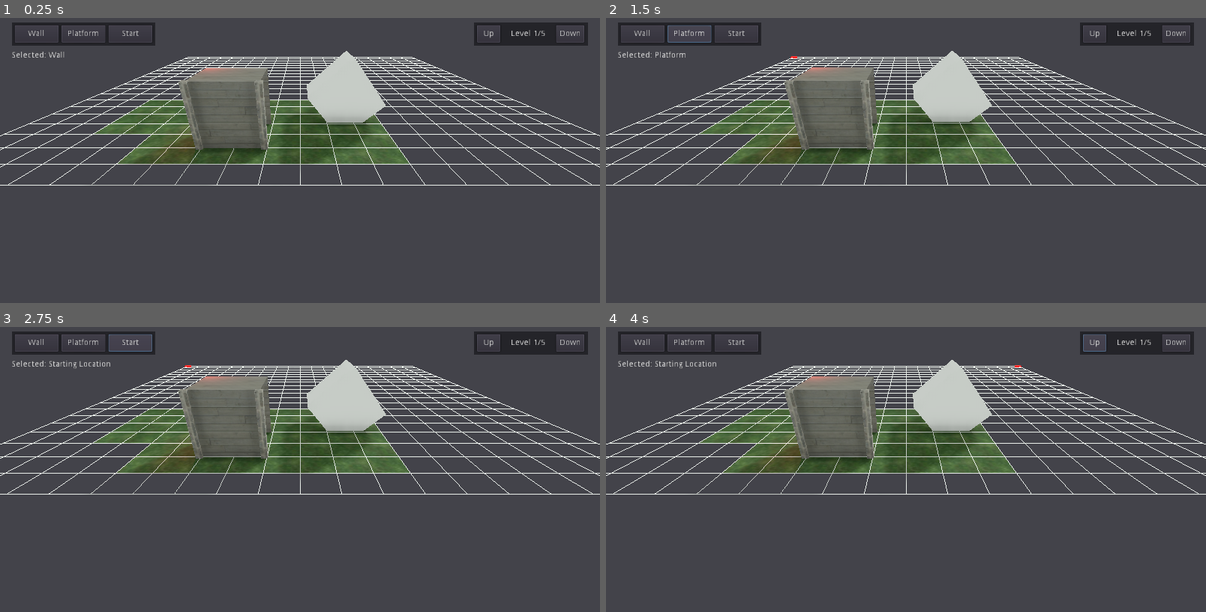
Above: before the commit, frames 1-4 (two rows, left to right).
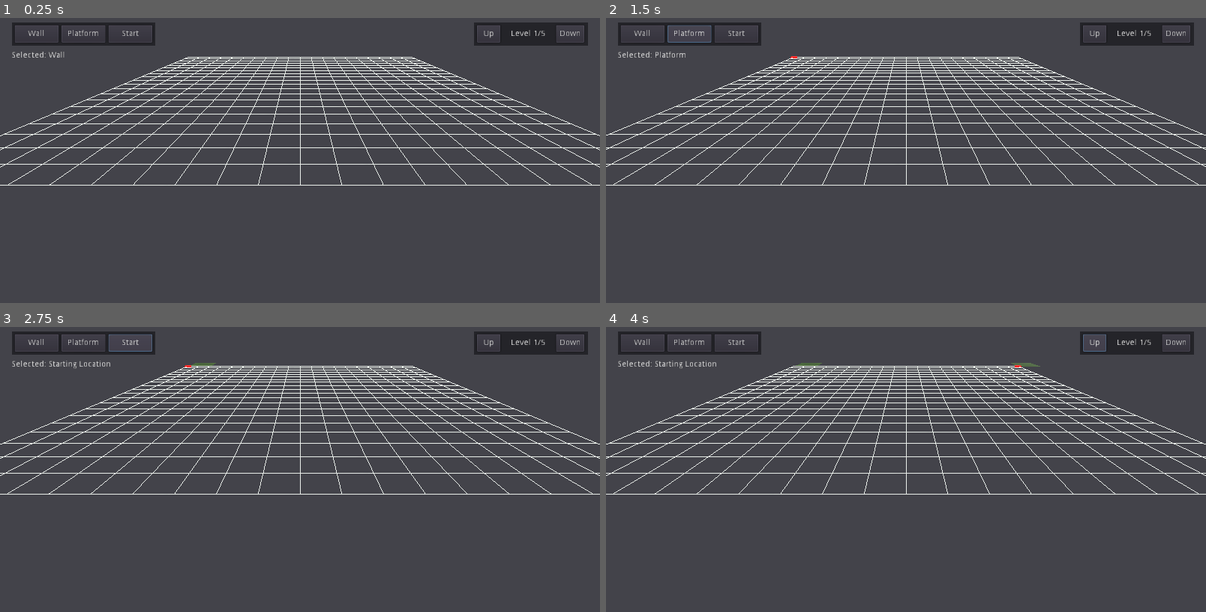
Above: after the commit, the same moments.

Repository: Ruixel/YACY
Game: Godot game, scene res://Scenes/Editor.tscn
The game is run twice, just before and just after one commit, with the same random seed, the same clock (stepped at 60 frames per second) and the same inputs.
Inputs:
- Up to frame 1 (0.25 s): no input
- Up to frame 2 (1.5 s): click "Wall" at 0.5 s; click "Platform" at 1.25 s
- Up to frame 3 (2.75 s): click "Start" at 2 s
- Up to frame 4 (4 s): click "Start" at 2.75 s; click "Up" at 3.5 s

The runs differ from the first frame. In frame 1, 12% of the frame differs, in the area x 14-69%, y 11-59%; in frame 2, 12%; in frame 3, 12%; in frame 4, 12%, in the area x 14-73%, y 11-59%.
Error before the commit: Invalid get index 'Tools' (on base: 'Node (WorldConstants.gd)'). (res://scripts/gui/ToolButton.gd:10)

Commit message:
Platform generation

Diff:
--- a/Entities/Editor/Camera/Camera.gd
+++ b/Entities/Editor/Camera/Camera.gd
@@ -13,7 +13,6 @@
 var camZoom = 6
 
 var mouse_motion = Vector2()
-
 
 func _process(delta: float) -> void:
 	if Input.is_action_pressed("editor_camera_pan"):
@@ -50,7 +49,6 @@
 	# Reset mouse movement
 	mouse_motion = Vector2(0, 0)
 
-
 func _input(event: InputEvent) -> void:
 	# Mouse movement
 	if event is InputEventMouseMotion:
--- a/Entities/Editor/EditorGUI.tscn
+++ b/Entities/Editor/EditorGUI.tscn
@@ -12,6 +12,7 @@
 margin_top = 20.0
 margin_right = 265.0
 margin_bottom = 60.0
+script = ExtResource( 1 )
 
 [node name="Wall" type="Button" parent="ObjectList"]
 margin_left = 5.0
@@ -39,7 +40,6 @@
 margin_right = 91.0
 margin_bottom = 64.0
 text = "Selected: Wall"
-script = ExtResource( 1 )
 
 [node name="MapLevel" type="Panel" parent="."]
 anchor_left = 1.0
@@ -71,6 +71,6 @@
 text = "Level 1/5"
 align = 1
 valign = 1
-[connection signal="pressed" from="ObjectList/Wall" to="ObjectList/ToolSelected" method="_on_Wall_pressed"]
-[connection signal="pressed" from="ObjectList/Platform" to="ObjectList/ToolSelected" method="_on_Platform_pressed"]
-[connection signal="pressed" from="ObjectList/Start" to="ObjectList/ToolSelected" method="_on_Start_pressed"]
+[connection signal="pressed" from="ObjectList/Wall" to="ObjectList" method="_on_Wall_pressed"]
+[connection signal="pressed" from="ObjectList/Platform" to="ObjectList" method="_on_Platform_pressed"]
+[connection signal="pressed" from="ObjectList/Start" to="ObjectList" method="_on_Start_pressed"]
--- a/Scenes/Editor.tscn
+++ b/Scenes/Editor.tscn
@@ -1,12 +1,12 @@
 [gd_scene load_steps=12 format=2]
 
 [ext_resource path="res://scripts/GameWorld/WorldInterfaceMock.gd" type="Script" id=1]
-[ext_resource path="res://scripts/GameWorld/WallMock.gd" type="Script" id=2]
-[ext_resource path="res://Entities/Editor/Camera/EditorCamera.tscn" type="PackedScene" id=3]
-[ext_resource path="res://scripts/3DCursor.gd" type="Script" id=4]
-[ext_resource path="res://scripts/Grid.gd" type="Script" id=5]
-[ext_resource path="res://Entities/Editor/EditorGUI.tscn" type="PackedScene" id=6]
-[ext_resource path="res://Scenes/TestArea.tscn" type="PackedScene" id=7]
+[ext_resource path="res://scripts/GameWorld/WallGen.gd" type="Script" id=2]
+[ext_resource path="res://scripts/GameWorld/PlatformGen.gd" type="Script" id=3]
+[ext_resource path="res://Entities/Editor/Camera/EditorCamera.tscn" type="PackedScene" id=4]
+[ext_resource path="res://scripts/3DCursor.gd" type="Script" id=5]
+[ext_resource path="res://scripts/Grid.gd" type="Script" id=6]
+[ext_resource path="res://Entities/Editor/EditorGUI.tscn" type="PackedScene" id=7]
 
 [sub_resource type="ProceduralSky" id=1]
 sky_top_color = Color( 0.788235, 0.858824, 0.898039, 1 )
@@ -70,11 +70,14 @@
 [node name="Wall" type="Node" parent="WorldInterface/ObjGenFunc"]
 script = ExtResource( 2 )
 
-[node name="EditorCamera" parent="." instance=ExtResource( 3 )]
+[node name="Platform" type="Node" parent="WorldInterface/ObjGenFunc"]
+script = ExtResource( 3 )
+
+[node name="EditorCamera" parent="." instance=ExtResource( 4 )]
 transform = Transform( 1, 0, 0, 0, 1, 0, 0, 0, 1, 0, 20, 10 )
 
 [node name="3DCursor" type="Spatial" parent="."]
-script = ExtResource( 4 )
+script = ExtResource( 5 )
 
 [node name="MeshInstance" type="MeshInstance" parent="3DCursor"]
 mesh = SubResource( 3 )
@@ -82,9 +85,6 @@
 
 [node name="Grid" type="MeshInstance" parent="."]
 transform = Transform( 1, 0, 0, 0, 1, 0, 0, 0, 1, 0, 0.01, 0 )
-script = ExtResource( 5 )
+script = ExtResource( 6 )
 
-[node name="GUI" parent="." instance=ExtResource( 6 )]
-
-[node name="TestArea" parent="." instance=ExtResource( 7 )]
-transform = Transform( 1, 0, 0, 0, 1, 0, 0, 0, 1, 5, -1, 5 )
+[node name="GUI" parent="." instance=ExtResource( 7 )]
--- a/scripts/3DCursor.gd
+++ b/scripts/3DCursor.gd
@@ -1,8 +1,15 @@
 extends Spatial
 
-onready var camera = get_node("../EditorCamera/Camera")
-onready var WorldAPI = get_node("../WorldInterface")
+onready var camera    = get_node("../EditorCamera/Camera")
+onready var WorldAPI  = get_node("../WorldInterface")
+onready var EditorGUI = get_node("../GUI")
 
+enum CursorStates {
+	WALL, PLATFORM, OBJECT
+}
+var state = CursorStates.WALL
+
+# For detecting movement
 var mouse_motion = Vector2()
 
 var grid_plane = Plane(Vector3(0,-1,0), 0.0)
@@ -10,10 +17,12 @@
 var grid_num = 20
 var grid_pos = Vector2()
 
+# Wall
 var placement_start = Vector2()
 var placement_end = Vector2()
 
-var wall
+func _ready():
+	EditorGUI.get_node("ObjectList").connect("s_changeTool", self, "on_tool_change")
 
 func _process(delta: float) -> void:
 	if mouse_motion != Vector2():
@@ -30,6 +39,15 @@
 
 			self.transform.origin = Vector3(grid_pos.x * grid_spacing, 0, grid_pos.y * grid_spacing)
 
+	match (state):
+		CursorStates.WALL:
+			_wall_process()
+		CursorStates.PLATFORM:
+			_plat_process()
+
+	mouse_motion = Vector2()
+
+func _wall_process():
 	if Input.is_action_just_pressed("editor_place"):
 		placement_start = grid_pos
 
@@ -44,9 +62,24 @@
 	if Input.is_action_just_released("editor_place"):
 		pass
 
-	mouse_motion = Vector2()
+func _plat_process():
+	if Input.is_action_just_pressed("editor_place"):
+		WorldAPI.selection_create()
+
+	if Input.is_action_pressed("editor_place"):
+		WorldAPI.selection_buildPlat(grid_pos)
+
+	if Input.is_action_just_released("editor_place"):
+		pass
 
 func _input(event: InputEvent) -> void:
 	# Mouse movement
 	if event is InputEventMouseMotion:
 		mouse_motion = event.relative
+
+func on_tool_change(type):
+	match (type):
+		WorldConstants.Tools.WALL:
+			state = CursorStates.WALL
+		WorldConstants.Tools.PLATFORM:
+			state = CursorStates.PLATFORM
--- /dev/null
+++ b/scripts/GameWorld/PlatformGen.gd
@@ -0,0 +1,57 @@
+extends Node
+
+onready var grass_mat = load("res://res/materials/grass.tres") # Grass Texture
+
+var quad_indices = [0, 1, 3, 1, 2, 3] # Magic array
+func _createPlatQuadMesh(start : Vector2, end : Vector2,
+	surface_tool : SurfaceTool, wall_vertices : Array, sIndex: int) -> void:
+
+	# Normal needs to be added before the vertex for some reason (TODO: Clean up)
+	var normal = (wall_vertices[2] - wall_vertices[1]).cross(wall_vertices[3] - wall_vertices[1]).normalized()
+
+	# Add Vertices
+	surface_tool.add_uv(Vector2(wall_vertices[0].x * 1 * WorldConstants.TEXTURE_SIZE,
+	                            wall_vertices[0].z * 1 * WorldConstants.TEXTURE_SIZE))
+	surface_tool.add_normal(normal)
+	surface_tool.add_vertex(wall_vertices[0])
+
+	surface_tool.add_uv(Vector2(wall_vertices[3].x * 1 * WorldConstants.TEXTURE_SIZE,
+	                            wall_vertices[3].z * 1 * WorldConstants.TEXTURE_SIZE))
+	surface_tool.add_normal(normal)
+	surface_tool.add_vertex(wall_vertices[3])
+
+	surface_tool.add_uv(Vector2(wall_vertices[2].x * 1 * WorldConstants.TEXTURE_SIZE,
+	                            wall_vertices[2].z * 1 * WorldConstants.TEXTURE_SIZE))
+	surface_tool.add_normal(normal)
+	surface_tool.add_vertex(wall_vertices[2])
+
+	surface_tool.add_uv(Vector2(wall_vertices[1].x * 1 * WorldConstants.TEXTURE_SIZE,
+	                            wall_vertices[1].z * 1 * WorldConstants.TEXTURE_SIZE))
+	surface_tool.add_normal(normal)
+	surface_tool.add_vertex(wall_vertices[1])
+
+	# Quad Indices
+	for idx in quad_indices:
+		surface_tool.add_index(sIndex + idx)
+
+func buildPlatform(start : Vector2, meshRef : MeshInstance) -> void:
+	var surface_tool = SurfaceTool.new()
+	surface_tool.begin(Mesh.PRIMITIVE_TRIANGLES)
+
+	var height = 0
+	var end = Vector2(start.x + 2, start.y + 2)
+
+	# Calculate wall vertices
+	var plat_vertices = []
+	plat_vertices.insert(0, Vector3(start.x, height, start.y))
+	plat_vertices.insert(1, Vector3(end.x,   height, start.y))
+	plat_vertices.insert(2, Vector3(end.x,   height, end.y))
+	plat_vertices.insert(3, Vector3(start.x, height, end.y))
+	_createPlatQuadMesh(start, end, surface_tool, plat_vertices, 0)
+
+	# Rearrange vertices for the backwall
+	var bVertices = [plat_vertices[3], plat_vertices[2], plat_vertices[1], plat_vertices[0]]
+	_createPlatQuadMesh(start, end, surface_tool, bVertices, 4)
+
+	surface_tool.set_material(grass_mat)
+	meshRef.mesh = surface_tool.commit()
--- a/scripts/GameWorld/WorldConstants.gd
+++ b/scripts/GameWorld/WorldConstants.gd
@@ -2,5 +2,10 @@
 extends Node
 
 const TEXTURE_SIZE = 0.5
-const LEVEL_HEIGHT = 2.1
+const LEVEL_HEIGHT = 2
 const LEVEL_SIZE   = Vector2(1, 1)
+
+# Tool names
+enum Tools {
+	WALL, PLATFORM, SPAWN
+}
--- a/scripts/GameWorld/WorldInterfaceMock.gd
+++ b/scripts/GameWorld/WorldInterfaceMock.gd
@@ -1,6 +1,7 @@
 extends Spatial
 
 onready var wallGenerator = get_node("ObjGenFunc/Wall")
+onready var platGenerator = get_node("ObjGenFunc/Platform")
 
 var selection : Node # Selected object (To be modified)
 
@@ -20,3 +21,6 @@
 
 func selection_buildWall(start : Vector2, end : Vector2):
 	wallGenerator.buildWall(start, end, selection)
+
+func selection_buildPlat(pos : Vector2):
+	platGenerator.buildPlatform(pos, selection)
--- a/scripts/gui/ToolButton.gd
+++ b/scripts/gui/ToolButton.gd
@@ -1,4 +1,4 @@
-extends Label
+extends Control
 
 signal s_changeTool
 
@@ -6,13 +6,13 @@
 # Then it emits it globally as one
 
 func _on_Wall_pressed():
-	set_text("Selected: Wall")
+	$ToolSelected.set_text("Selected: Wall")
 	emit_signal("s_changeTool", WorldConstants.Tools.WALL)
 
 func _on_Platform_pressed():
-	set_text("Selected: Platform")
+	$ToolSelected.set_text("Selected: Platform")
 	emit_signal("s_changeTool", WorldConstants.Tools.PLATFORM)
 
 func _on_Start_pressed():
-	set_text("Selected: Starting Location")
+	$ToolSelected.set_text("Selected: Starting Location")
 	emit_signal("s_changeTool", WorldConstants.Tools.SPAWN)
Renamed: scripts/GameWorld/WallMock.gd -> scripts/GameWorld/WallGen.gd
